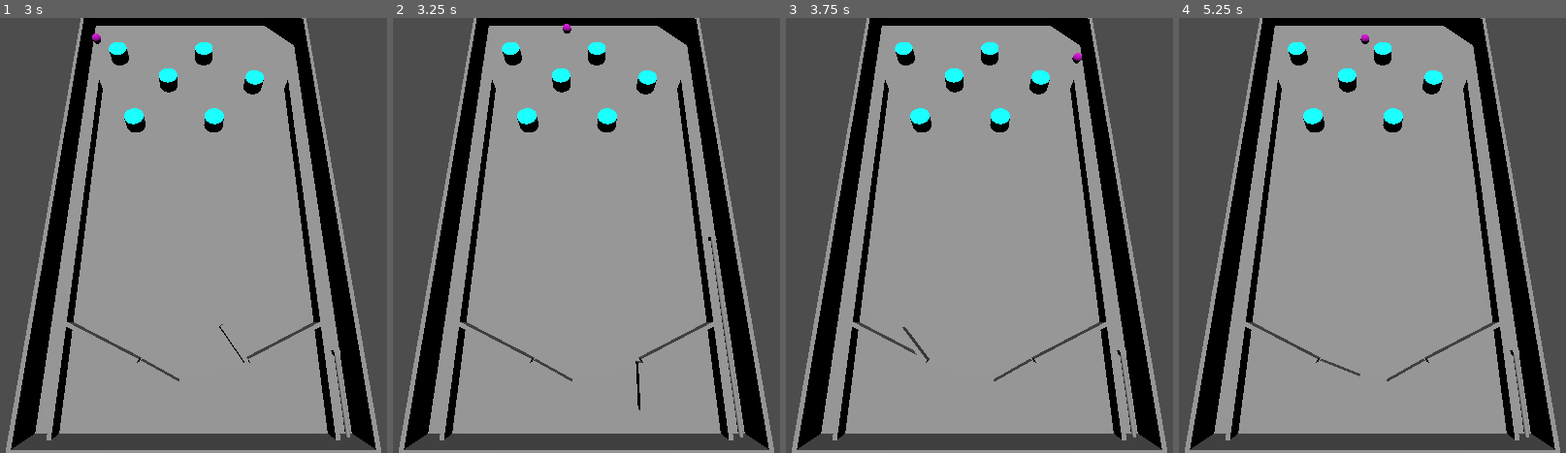
Above: before the commit, frames 1-4 (left to right).
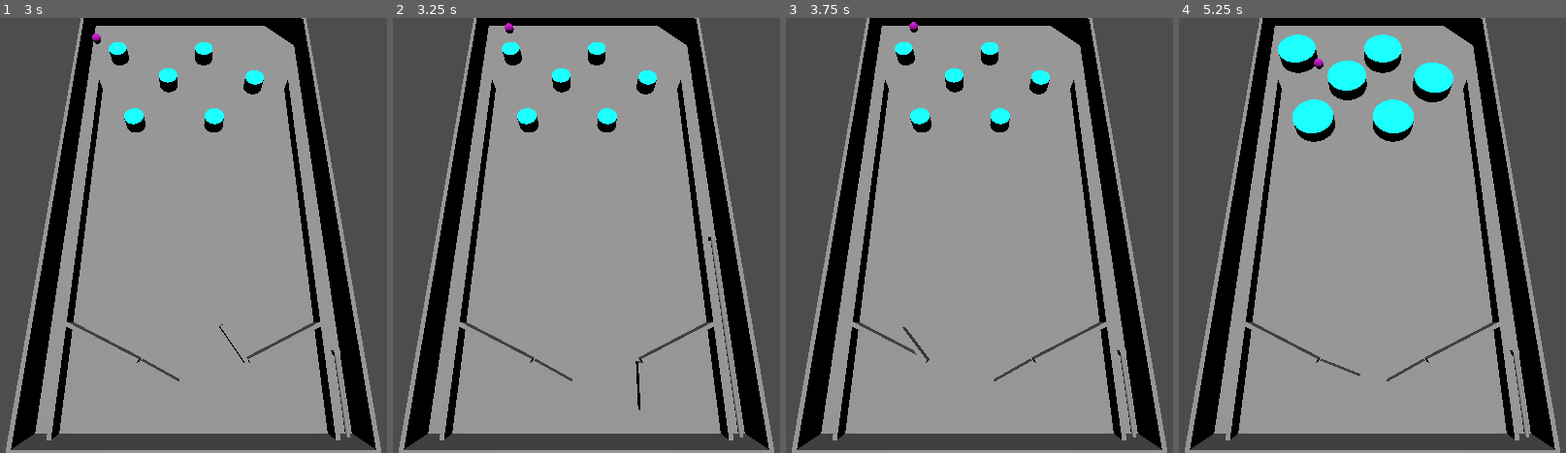
Above: after the commit, the same moments.

Repository: DrOtter3000/chaospinball
Game: Godot game, scene res://game.tscn
The game is run twice, just before and just after one commit, with the same random seed, the same clock (stepped at 60 frames per second) and the same inputs.
Inputs:
- Up to frame 1 (3 s): tap Enter at 0.5 s; hold D (right) 0.53-1.28 s; tap Space (fire) every 0.75 s from 0.6 to 2.85 s; hold A (left) 1.28-2.03 s; hold D (right) from 2.03 s (still down)
- Up to frame 2 (3.25 s): keep holding D (right)
- Up to frame 3 (3.75 s): release D (right) at 3.53 s; hold A (left) from 3.53 s (still down); tap Space (fire) at 3.6 s
- Up to frame 4 (5.25 s): keep holding A (left); tap Space (fire) at 4.35, 5.1 s

Frame 1 is identical in both runs. In frame 2, less than 0.1% of the frame differs, in the area x 28-47%, y 1-4%; in frame 3, less than 0.1%; in frame 4, 3.9%, in the area x 25-71%, y 3-29%.

Commit message:
set impulse to bumpers

Diff:
--- a/bumper.gd
+++ b/bumper.gd
@@ -6,3 +6,4 @@
 func _on_detection_area_body_entered(body):
 	if body.is_in_group("Ball"):
 		$AnimationPlayer.play("bump")
+		body.apply_impulse(Vector3(100, 100, 0))
--- a/machine.gd
+++ b/machine.gd
@@ -9,3 +9,4 @@
 func _on_game_over_area_body_entered(body):
 	if body.is_in_group("Ball"):
 		get_tree().call_group("Game", "game_over")
+		body.queue_free()
